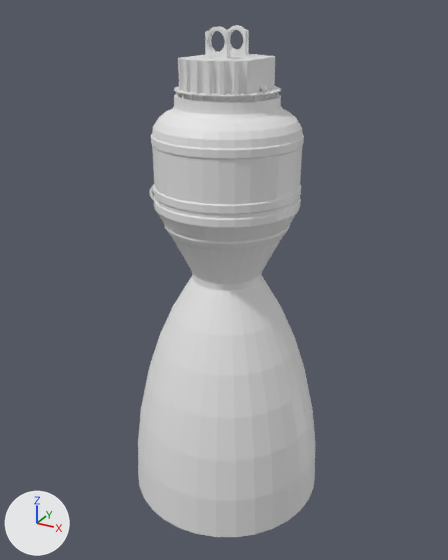
The Blender file MerlinEngine1D.blend as it was, and as the next commit left it.
Both versions are drawn from a camera (50 mm lens) standing at (8.08, -14.88, 7.3) and looking at (-0.09, -0.03, -0.13). The lights are fixed; the arrows at lower left show +X, +Y and +Z.

Objects in the first picture: 'Merlin1D'.
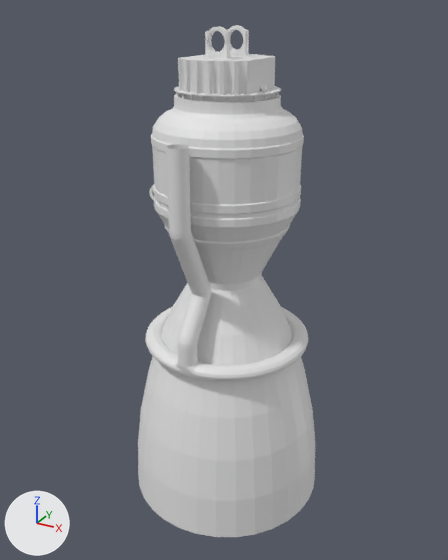
Pixel boxes [x1, y1, x2, y2] of what changed, in the pictures (448 x 560 px):
```json
{"object": "Cylinder", "change": "added", "after": [145, 144, 308, 381]}
```

The change, as JSON lines over the scene's bpy script:
```json
{"op": "add", "block": "me_cylinder", "code": ["me_cylinder = bpy.data.meshes.new('Cylinder')", "me_cylinder.from_pydata(...)  # 1045 vertices, 1024 faces; spans x -9.1..9.1, y -1.7..17.3, z -2.5..20.8"]}
{"op": "add", "block": "ob_cylinder", "code": ["ob_cylinder = bpy.data.objects.new('Cylinder', me_cylinder)", "ob_cylinder.location = (0.0, -2.27, -1.45)", "ob_cylinder.scale = (0.275, 0.275, 0.275)"]}
```
